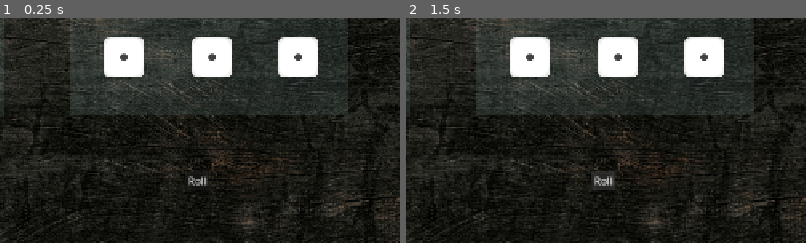
Above: before the commit, frames 1-2 (left to right).
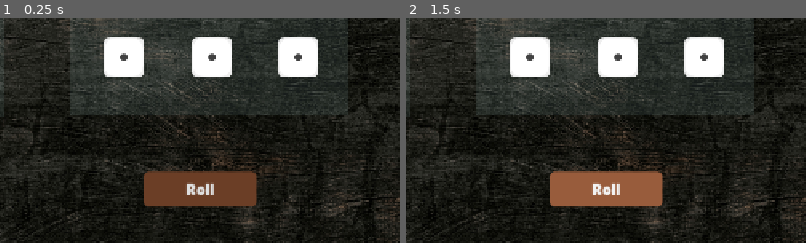
Above: after the commit, the same moments.

Repository: lngka/1-more-roll
Game: Godot game, scene res://scenes/main.tscn
Same seed, same stepped clock (60 frames per second), same inputs: the game is played once before the commit and once after it.
Inputs:
- Up to frame 1 (0.25 s): no input
- Up to frame 2 (1.5 s): click "Roll" at 0.5 s; click "Roll" at 1.25 s
The pictures show only the part of the screen within x 27-77%, y 50-100%; the shares and areas given below are measured in that part.

The runs differ from the first frame. In frame 1, 4.4% of the frame differs, in the area x 36-65%, y 68-84%; in frame 2, 4.4%.

Commit message:
Roll button styles

Diff:
--- a/scenes/main.tscn
+++ b/scenes/main.tscn
@@ -2,6 +2,28 @@
 
 [ext_resource type="PackedScene" uid="uid://d3ro76dkkoklf" path="res://scenes/table.tscn" id="1_0wfyh"]
 [ext_resource type="PackedScene" uid="uid://ts7f1tx4tm22" path="res://scenes/dice.tscn" id="2_sugp2"]
+[ext_resource type="FontFile" uid="uid://b1xc87408hhkk" path="res://assets/fonts/LilitaOne-Regular.ttf" id="3_sugp2"]
+
+[sub_resource type="StyleBoxFlat" id="StyleBoxFlat_n415v"]
+bg_color = Color(0.41960785, 0.24313726, 0.14901961, 1)
+corner_radius_top_left = 8
+corner_radius_top_right = 8
+corner_radius_bottom_right = 8
+corner_radius_bottom_left = 8
+
+[sub_resource type="StyleBoxFlat" id="StyleBoxFlat_rc3jl"]
+bg_color = Color(0.5964375, 0.35975078, 0.23420325, 1)
+corner_radius_top_left = 8
+corner_radius_top_right = 8
+corner_radius_bottom_right = 8
+corner_radius_bottom_left = 8
+
+[sub_resource type="StyleBoxFlat" id="StyleBoxFlat_jyhfs"]
+bg_color = Color(0.30913374, 0.17287761, 0.10009047, 1)
+corner_radius_top_left = 8
+corner_radius_top_right = 8
+corner_radius_bottom_right = 8
+corner_radius_bottom_left = 8
 
 [node name="Main" type="Node2D" unique_id=1957642056]
 
@@ -30,8 +52,14 @@
 [node name="CanvasLayer" type="CanvasLayer" parent="." unique_id=1292019663]
 
 [node name="RollButton" type="Button" parent="CanvasLayer" unique_id=719305490]
-offset_left = 646.0
-offset_top = 605.0
-offset_right = 683.0
-offset_bottom = 636.0
+custom_minimum_size = Vector2(180, 56)
+offset_left = 579.0
+offset_top = 606.0
+offset_right = 759.0
+offset_bottom = 662.0
+theme_override_fonts/font = ExtResource("3_sugp2")
+theme_override_font_sizes/font_size = 28
+theme_override_styles/normal = SubResource("StyleBoxFlat_n415v")
+theme_override_styles/hover = SubResource("StyleBoxFlat_rc3jl")
+theme_override_styles/hover_pressed = SubResource("StyleBoxFlat_jyhfs")
 text = "Roll"
Binary file added: assets/fonts/LilitaOne-Regular.ttf
Not shown, added: assets/fonts/LilitaOne-Regular.ttf.import
